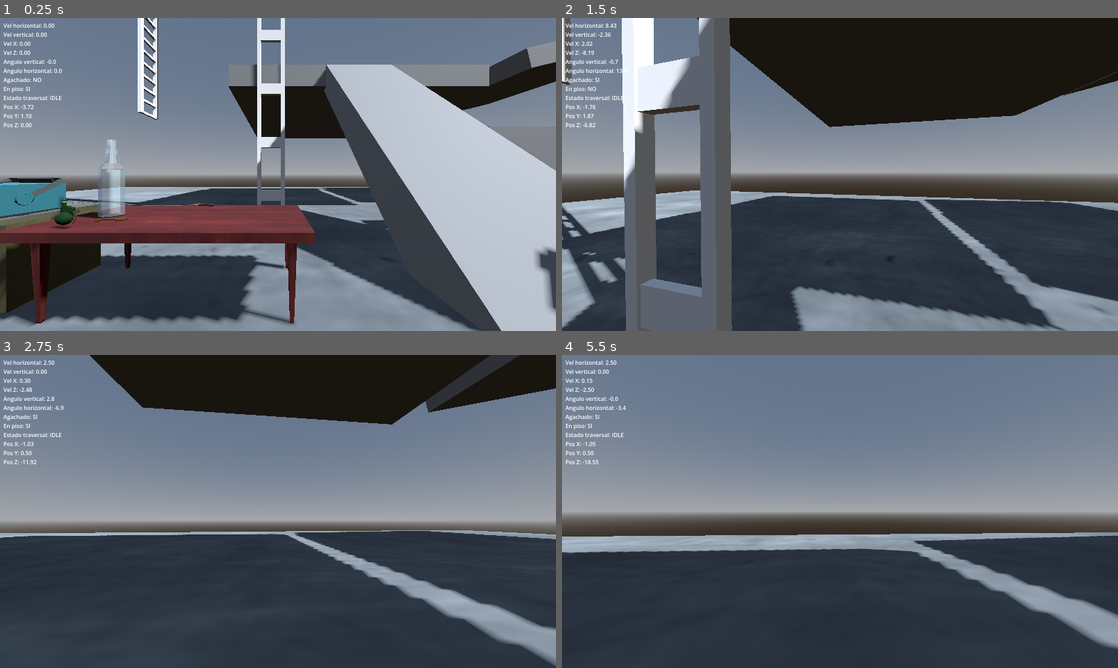
Above: before the commit, frames 1-4 (two rows, left to right).
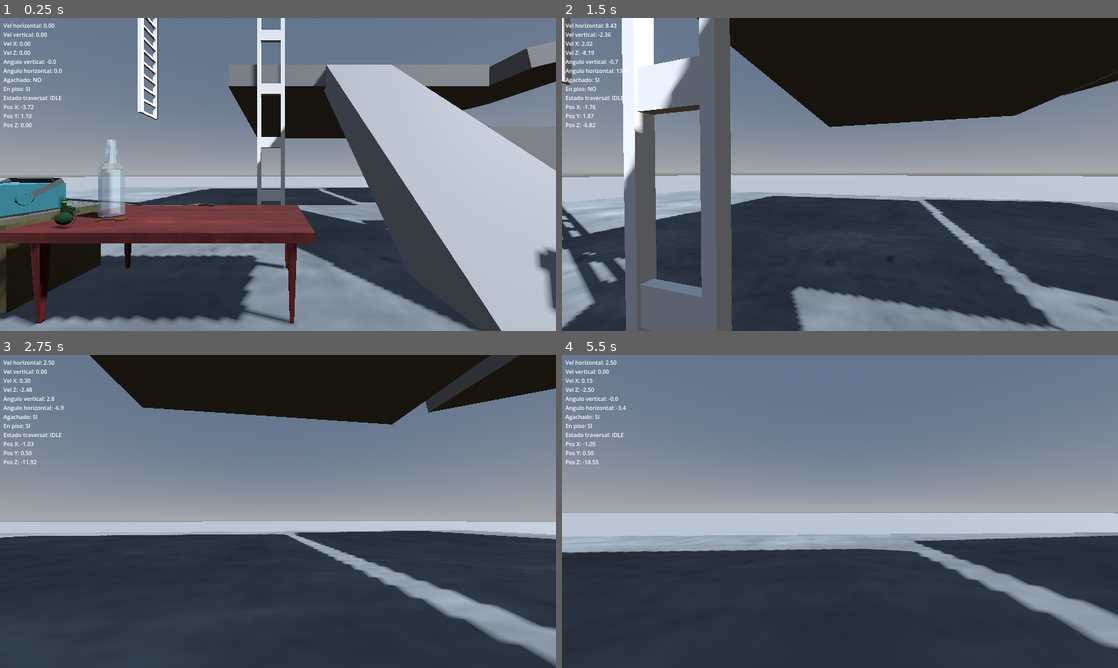
Above: after the commit, the same moments.

Repository: ElVerdulero2001/tun-tun-tun-sahur-el-juego-copia-de-Peripeteia-
Game: Godot game, scene res://levels/movement_test.tscn
The game is run twice, just before and just after one commit, with the same random seed, the same clock (stepped at 60 frames per second) and the same inputs.
Inputs (mouse positions are in pixels of both pictures, inside the frame that each line leads up to):
- Up to frame 1 (0.25 s): no input
- Up to frame 2 (1.5 s): tap Enter at 0.5 s; move the mouse to (867, 174) at 0.52 s; hold Shift (run) 0.53-1.28 s; hold W (move_forward) from 0.53 s (still down); click (867, 174) at 0.67 s; tap Space (jump) at 0.77 s; move the mouse to (812, 174) at 1.27 s; tap Ctrl (crouch) at 1.35 s
- Up to frame 3 (2.75 s): keep holding W (move_forward); tap Space (jump) at 1.52 s; tap Shift (run) at 1.55, 2.3 s; move the mouse to (289, 505) at 2.02 s; hold E (interactuar) from 2.03 s (still down)
- Up to frame 4 (5.5 s): keep holding W (move_forward); move the mouse to (834, 517) at 2.77 s; release E (interactuar) at 2.78 s; tap C (kick) at 2.85 s; click (834, 517) at 2.92 s; tap Space (jump) at 3.02, 3.77, 4.52 s; tap Shift (run) at 3.05, 3.8, 4.35 s; move the mouse to (878, 514) at 3.52 s; hold R (rotar_item) 3.53-4.28 s; move the mouse to (795, 508) at 4.27 s; move the mouse to (845, 511) at 5.02 s; hold Shift (run) from 5.03 s (still down); tap T (tirar_item) at 5.1 s; click (845, 511) at 5.17 s

The runs differ from the first frame. In frame 1, 1.8% of the frame differs, in the area x 0-67%, y 50-93%; in frame 2, 6.0%; in frame 3, 3.3%; in frame 4, 6.9%, in the area x 0-100%, y 50-58%.

Commit message:
backup por las dudas

Diff:
--- a/levels/movement_test.tscn
+++ b/levels/movement_test.tscn
@@ -23,6 +23,7 @@
 [ext_resource type="PackedScene" uid="uid://cfgfx6u5ccnn7" path="res://scenes/props/static/escritorio_01.tscn" id="20_yig0p"]
 [ext_resource type="PackedScene" uid="uid://ddf7ji16h0jt3" path="res://scenes/props/static/circulo_circuloso.tscn" id="22_kcpfy"]
 [ext_resource type="PackedScene" uid="uid://csxv50ydgh7d5" path="res://scenes/props/static/escalera_fea_v_1.tscn" id="23_co54g"]
+[ext_resource type="PackedScene" uid="uid://d1hcnv1fk1ld0" path="res://assets/models/no_collectibles/taladro_choto_1.glb" id="24_gpyf4"]
 
 [sub_resource type="ProceduralSkyMaterial" id="ProceduralSkyMaterial_755td"]
 
@@ -109,12 +110,27 @@
 [sub_resource type="BoxShape3D" id="BoxShape3D_jm7au"]
 size = Vector3(3, 3, 0.2)
 
-[sub_resource type="ViewportTexture" id="ViewportTexture_co54g"]
+[sub_resource type="BoxMesh" id="BoxMesh_jm7au"]
+size = Vector3(300, 1, 300)
+
+[sub_resource type="BoxShape3D" id="BoxShape3D_7ued8"]
+size = Vector3(300, 1, 300)
+
+[sub_resource type="CylinderShape3D" id="CylinderShape3D_gpyf4"]
+height = 100.0
+radius = 10.0
+
+[sub_resource type="CylinderMesh" id="CylinderMesh_0l33h"]
+top_radius = 10.0
+bottom_radius = 10.0
+height = 100.0
+
+[sub_resource type="ViewportTexture" id="ViewportTexture_6fxmk"]
 viewport_path = NodePath("../../../../../entities/screen osci/SubViewport")
 
-[sub_resource type="StandardMaterial3D" id="StandardMaterial3D_gpyf4"]
+[sub_resource type="StandardMaterial3D" id="StandardMaterial3D_8rkqj"]
 resource_local_to_scene = true
-albedo_texture = SubResource("ViewportTexture_co54g")
+albedo_texture = SubResource("ViewportTexture_6fxmk")
 
 [node name="MovementTest" type="Node3D" unique_id=15402342 groups=["raycast"]]
 
@@ -300,7 +316,7 @@
 transform = Transform3D(1, 0, 0, 0, 1, 0, 0, 0, 1, 0, 2.816892, 0.80568457)
 
 [node name="EndMarker" parent="world/enviroment/static/escaleras/escalera 2" index="3" unique_id=606831496]
-transform = Transform3D(1, 0, 0, 0, 1, 0, 0, 0, 1, 0, 33.95176, 0.80599976)
+transform = Transform3D(1, 0, 0, 0, 1, 0, 0, 0, 1, 0, 34.867695, 0.80599976)
 
 [node name="escalera 3" parent="world/enviroment/static/escaleras" unique_id=603716692 instance=ExtResource("23_co54g")]
 transform = Transform3D(-4.0001844e-08, 0.4031461, 0.91513574, 1.7622071e-08, 0.91513574, -0.4031461, -1, 1.5137438e-15, -4.3711385e-08, -10.664811, 12.413293, -9.640672)
@@ -340,6 +356,26 @@
 [node name="CollisionShape3D" type="CollisionShape3D" parent="world/enviroment/static/plataformas/muros/StaticBody3D" unique_id=1231238556]
 transform = Transform3D(1, 0, 0, 0, 1, 0, 0, 0, 1, -8.118, -0.063, -6.597)
 shape = SubResource("BoxShape3D_jm7au")
+
+[node name="piso" type="Node" parent="world/enviroment/static" unique_id=2105610730]
+
+[node name="StaticBody3D" type="StaticBody3D" parent="world/enviroment/static/piso" unique_id=2003677839]
+transform = Transform3D(1, 0, 0, 0, 1, 0, 0, 0, 1, 0, -0.522871, 0)
+
+[node name="MeshInstance3D" type="MeshInstance3D" parent="world/enviroment/static/piso/StaticBody3D" unique_id=995999665]
+mesh = SubResource("BoxMesh_jm7au")
+
+[node name="CollisionShape3D" type="CollisionShape3D" parent="world/enviroment/static/piso/StaticBody3D" unique_id=332336769]
+shape = SubResource("BoxShape3D_7ued8")
+
+[node name="StaticBody3D2" type="StaticBody3D" parent="world/enviroment/static/piso" unique_id=1954703886]
+transform = Transform3D(1, 0, 0, 0, 1, 0, 0, 0, 1, 120.349556, 48.879692, 0)
+
+[node name="CollisionShape3D" type="CollisionShape3D" parent="world/enviroment/static/piso/StaticBody3D2" unique_id=180297685]
+shape = SubResource("CylinderShape3D_gpyf4")
+
+[node name="MeshInstance3D" type="MeshInstance3D" parent="world/enviroment/static/piso/StaticBody3D2" unique_id=2038885298]
+mesh = SubResource("CylinderMesh_0l33h")
 
 [node name="dinamic" type="Node3D" parent="world/enviroment" unique_id=637697114]
 
@@ -401,6 +437,9 @@
 
 [node name="circulo circuloso" parent="." unique_id=252392807 instance=ExtResource("22_kcpfy")]
 transform = Transform3D(1, 0, 0, 0, 1, 0, 0, 0, 1, 8.789009, 4.6441727, 8.405916)
+
+[node name="taladro_choto_1" parent="." unique_id=1656400893 instance=ExtResource("24_gpyf4")]
+transform = Transform3D(0.03831803, 0, 0.9992656, 0, 1, 0, -0.9992656, 0, 0.03831803, -11.331757, 0.099999905, 1.3258138)
 
 [editable path="world/enviroment/static/escaleras/escalera 1"]
 [editable path="world/enviroment/static/escaleras/escalera 2"]
--- /dev/null
+++ b/scripts/enviroment/setup_entorno_test_escala.gd
@@ -0,0 +1,230 @@
+extends Node3D
+## ============================================================
+## SETUP DE ENTORNO — TEST DE ESCALA (estética Max Payne 2) v2
+## ============================================================
+## Uso:
+##   1. Adjuntar a un Node3D dentro de la escena de test.
+##   2. Ejecutar. El script:
+##      - Si ya existe un WorldEnvironment en la escena, le PISA
+##        el environment con el del test (no hace falta tocar nada).
+##      - Apaga todas las DirectionalLight3D que encuentre
+##        (toggle en el Inspector). Tu escena no se modifica:
+##        esto pasa solo en runtime.
+##      - Crea marcadores de distancia y farolas de muestra.
+##
+## Todo lo importante está expuesto en el Inspector.
+##
+## NOTA: SSAO y fog volumétrico requieren el renderer Forward+.
+## Si estás en Compatibility, el script los saltea solo.
+
+@export_group("Escala y visibilidad")
+## Distancia aproximada (en metros) a la que el fog tapa todo.
+## ESTE es el valor que estás testeando. Probá 60, 100, 120.
+@export var distancia_visibilidad: float = 100.0
+
+@export_group("Control de la escena")
+## Pisar el environment de cualquier WorldEnvironment existente.
+## Si está apagado y hay otro WorldEnvironment, el test NO aplica.
+@export var tomar_control_del_environment: bool = true
+## Apagar todas las DirectionalLight3D al iniciar (solo runtime).
+## La estética es "sin sol": dejalo prendido salvo que pruebes otra cosa.
+@export var apagar_luces_direccionales: bool = true
+
+@export_group("Ayudas de test")
+## Pilares emisivos cada 25 m para VER dónde muere la visibilidad.
+@export var crear_marcadores: bool = true
+## Hasta qué distancia colocar marcadores.
+@export var distancia_maxima_marcadores: float = 300.0
+## Tres farolas de sodio de muestra (luz puntual, sombras duras).
+@export var crear_farolas_demo: bool = true
+
+@export_group("Estética (Max Payne 2)")
+## Fog volumétrico: conos de luz visibles alrededor de las farolas.
+## Más caro. Activalo recién cuando el greybox ande fluido.
+@export var fog_volumetrico: bool = false
+## Color del fog / del "cielo". Azul noche sucio.
+@export var color_fog: Color = Color(0.035, 0.045, 0.065)
+## Color de la luz ambiente. Apenas para que las sombras no sean negro puro.
+@export var color_ambiente: Color = Color(0.10, 0.12, 0.16)
+## Energía de la luz ambiente. MP2 vive entre 0.3 y 0.5.
+@export var energia_ambiente: float = 0.4
+## Color sodio de las farolas (naranja sucio).
+@export var color_farola: Color = Color(1.0, 0.72, 0.40)
+
+
+func _ready() -> void:
+	_aplicar_environment()
+	if apagar_luces_direccionales:
+		_apagar_directional_lights()
+	if crear_marcadores:
+		_crear_marcadores_distancia()
+	if crear_farolas_demo:
+		_crear_farola(Vector3(6, 0, -15))
+		_crear_farola(Vector3(-10, 0, -45))
+		_crear_farola(Vector3(4, 0, -80))
+
+
+# ============================================================
+# ENVIRONMENT
+# ============================================================
+func _aplicar_environment() -> void:
+	var env := _construir_environment()
+
+	if tomar_control_del_environment:
+		var existentes: Array[Node] = get_tree().current_scene.find_children(
+			"*", "WorldEnvironment", true, false
+		)
+		if existentes.size() > 0:
+			# El primero recibe el environment del test;
+			# los demás se anulan para que no compitan.
+			for i in existentes.size():
+				var we_nodo := existentes[i] as WorldEnvironment
+				we_nodo.environment = env if i == 0 else null
+			print("[TestEscala] Environment pisado en: ", existentes[0].get_path())
+			return
+
+	var we := WorldEnvironment.new()
+	we.name = "WorldEnvironment_Test"
+	we.environment = env
+	add_child(we)
+	print("[TestEscala] WorldEnvironment nuevo creado.")
+
+
+func _construir_environment() -> Environment:
+	var env := Environment.new()
+
+	# --- Fondo: sin cielo, sin sol. Negro azulado. ---
+	env.background_mode = Environment.BG_COLOR
+	env.background_color = Color(0.012, 0.015, 0.022)
+
+	# --- Ambiente: mínimo, frío. Las farolas hacen el trabajo. ---
+	env.ambient_light_source = Environment.AMBIENT_SOURCE_COLOR
+	env.ambient_light_color = color_ambiente
+	env.ambient_light_energy = energia_ambiente
+
+	# --- Fog exponencial: LA herramienta de escala. ---
+	# Transmitancia = exp(-densidad * distancia).
+	# densidad = 3 / d  =>  a la distancia d queda ~5% visible.
+	env.fog_enabled = true
+	env.fog_mode = Environment.FOG_MODE_EXPONENTIAL
+	env.fog_light_color = color_fog
+	env.fog_light_energy = 1.0
+	env.fog_density = 3.0 / distancia_visibilidad
+	env.fog_sky_affect = 1.0  # el fondo se funde con el fog: no hay horizonte
+
+	# --- Tonemap: contraste filmico. ---
+	# Alternativa: TONE_MAPPER_AGX (más cinematográfico en escenas oscuras,
+	# pero desatura; vale la pena probar ambos).
+	env.tonemap_mode = Environment.TONE_MAPPER_ACES
+	env.tonemap_exposure = 1.0
+	env.tonemap_white = 6.0
+
+	# --- Glow: halo sutil en las luces puntuales y los marcadores. ---
+	env.glow_enabled = true
+	env.glow_intensity = 0.5
+	env.glow_strength = 1.0
+	env.glow_bloom = 0.05
+	env.glow_hdr_threshold = 1.0
+	env.glow_blend_mode = Environment.GLOW_BLEND_MODE_SOFTLIGHT
+
+	# --- Contraste alto, saturación baja: hormigón mojado. ---
+	env.adjustment_enabled = true
+	env.adjustment_brightness = 1.0
+	env.adjustment_contrast = 1.15
+	env.adjustment_saturation = 0.85
+
+	# --- Solo Forward+ ---
+	var metodo_render: String = str(
+		ProjectSettings.get_setting("rendering/renderer/rendering_method", "forward_plus")
+	)
+	if metodo_render == "forward_plus":
+		# SSAO: oscurece rincones y encuentros de hormigón. Clave en greybox
+		# sin texturas para leer los volúmenes.
+		env.ssao_enabled = true
+		env.ssao_radius = 2.0
+		env.ssao_intensity = 2.0
+
+		if fog_volumetrico:
+			env.volumetric_fog_enabled = true
+			env.volumetric_fog_density = 0.03
+			env.volumetric_fog_albedo = Color(0.5, 0.55, 0.65)
+			env.volumetric_fog_length = 80.0
+			env.volumetric_fog_anisotropy = 0.5
+			env.volumetric_fog_detail_spread = 2.0
+	else:
+		push_warning("Renderer no es Forward+: SSAO y fog volumétrico desactivados.")
+
+	return env
+
+
+# ============================================================
+# APAGAR SOLES (solo en runtime, la escena guardada no cambia)
+# ============================================================
+func _apagar_directional_lights() -> void:
+	var soles: Array[Node] = get_tree().current_scene.find_children(
+		"*", "DirectionalLight3D", true, false
+	)
+	for sol in soles:
+		(sol as DirectionalLight3D).visible = false
+		print("[TestEscala] DirectionalLight apagada: ", sol.get_path())
+
+
+# ============================================================
+# MARCADORES DE DISTANCIA (cada 25 m hacia -Z)
+# ============================================================
+func _crear_marcadores_distancia() -> void:
+	var contenedor := Node3D.new()
+	contenedor.name = "MarcadoresDistancia"
+	add_child(contenedor)
+
+	var distancia: float = 25.0
+	var indice: int = 1
+	while distancia <= distancia_maxima_marcadores:
+		var pilar := MeshInstance3D.new()
+		pilar.name = "Marcador_%dm" % int(distancia)
+
+		var malla := BoxMesh.new()
+		malla.size = Vector3(1.0, 8.0, 1.0)
+		pilar.mesh = malla
+
+		var mat := StandardMaterial3D.new()
+		# Alternar cian / magenta para contar pilares fácil a la distancia.
+		var color_base: Color = Color(0.1, 0.9, 0.9) if indice % 2 == 1 else Color(0.9, 0.2, 0.7)
+		mat.albedo_color = color_base
+		mat.emission_enabled = true
+		mat.emission = color_base
+		mat.emission_energy_multiplier = 1.5
+		pilar.material_override = mat
+
+		pilar.position = Vector3(0.0, 4.0, -distancia)
+		contenedor.add_child(pilar)
+
+		distancia += 25.0
+		indice += 1
+
+
+# ============================================================
+# FAROLA DE MUESTRA (poste + OmniLight sodio con sombras)
+# ============================================================
+func _crear_farola(pos: Vector3) -> void:
+	var farola := Node3D.new()
+	farola.name = "Farola"
+	farola.position = pos
+	add_child(farola)
+
+	var poste := MeshInstance3D.new()
+	var malla_poste := BoxMesh.new()
+	malla_poste.size = Vector3(0.2, 5.0, 0.2)
+	poste.mesh = malla_poste
+	poste.position = Vector3(0.0, 2.5, 0.0)
+	farola.add_child(poste)
+
+	var luz := OmniLight3D.new()
+	luz.light_color = color_farola
+	luz.light_energy = 20.0
+	luz.omni_range = 15.0
+	luz.shadow_enabled = true
+	# Charco de luz definido, caída rápida: lighting puntual estilo MP2.
+	luz.omni_attenuation = 1.5
+	luz.position = Vector3(0.0, 4.8, 0.0)
+	farola.add_child(luz)
Binary file added: assets/models/no_collectibles/casa_ojete3.glb
Not shown, added: assets/models/no_collectibles/casa_ojete3.glb.import
Binary file added: assets/models/no_collectibles/taladro_choto_1.glb
Not shown, added: assets/models/no_collectibles/taladro_choto_1.glb.import
Binary file added: assets/models/no_collectibles/taladro_choto_1_Captura_4.jpg
Not shown, added: assets/models/no_collectibles/taladro_choto_1_Captura_4.jpg.import
Binary file added: assets/models/no_collectibles/taladro_choto_1_Captura_6.png
Not shown, added: assets/models/no_collectibles/taladro_choto_1_Captura_6.png.import
Binary file added: assets/models/no_collectibles/taladro_choto_1_ChatGPT Image 6 jun 2026, 14_37_44ee.png
Not shown, added: assets/models/no_collectibles/taladro_choto_1_ChatGPT Image 6 jun 2026, 14_37_44ee.png.import
Binary file added: assets/models/no_collectibles/taladro_choto_1_Gemini_Generated_Image_u8y3ztu8y3ztu8y3ff.png
Not shown, added: assets/models/no_collectibles/taladro_choto_1_Gemini_Generated_Image_u8y3ztu8y3ztu8y3ff.png.import
(and 8 more such lines)
